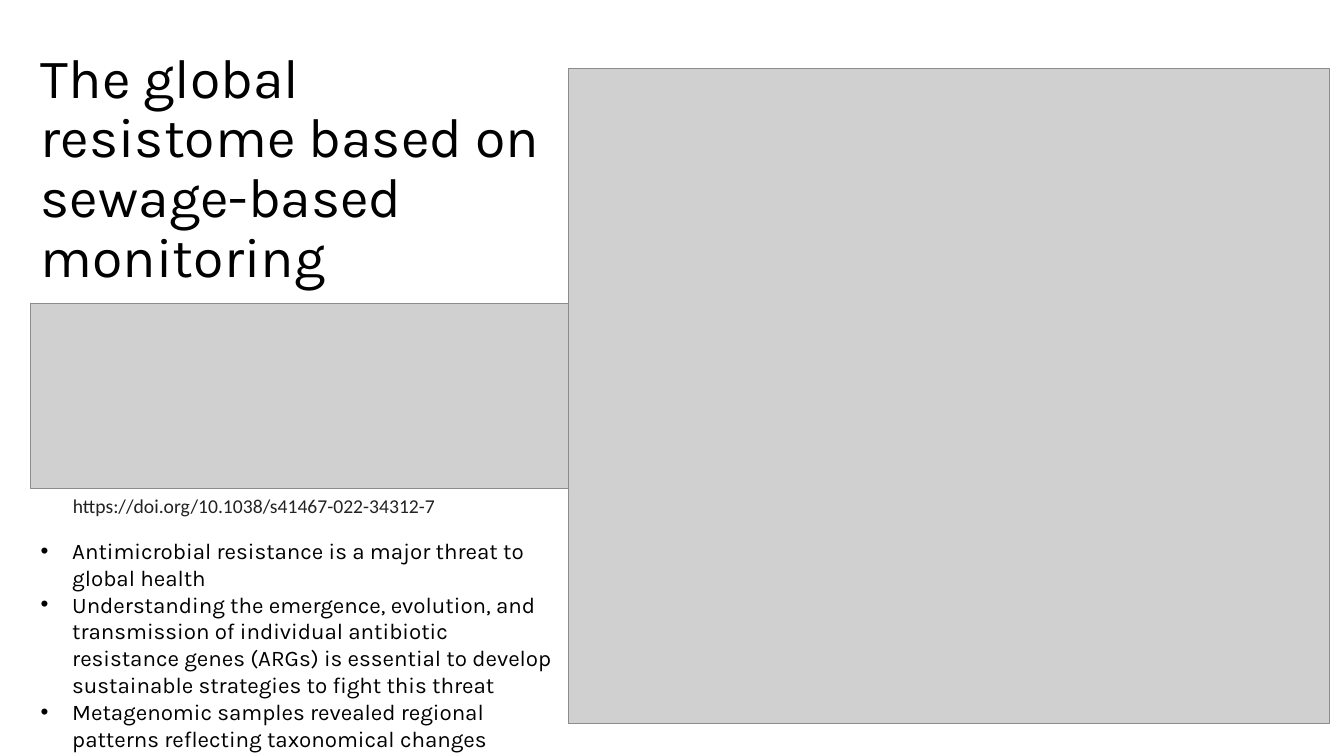
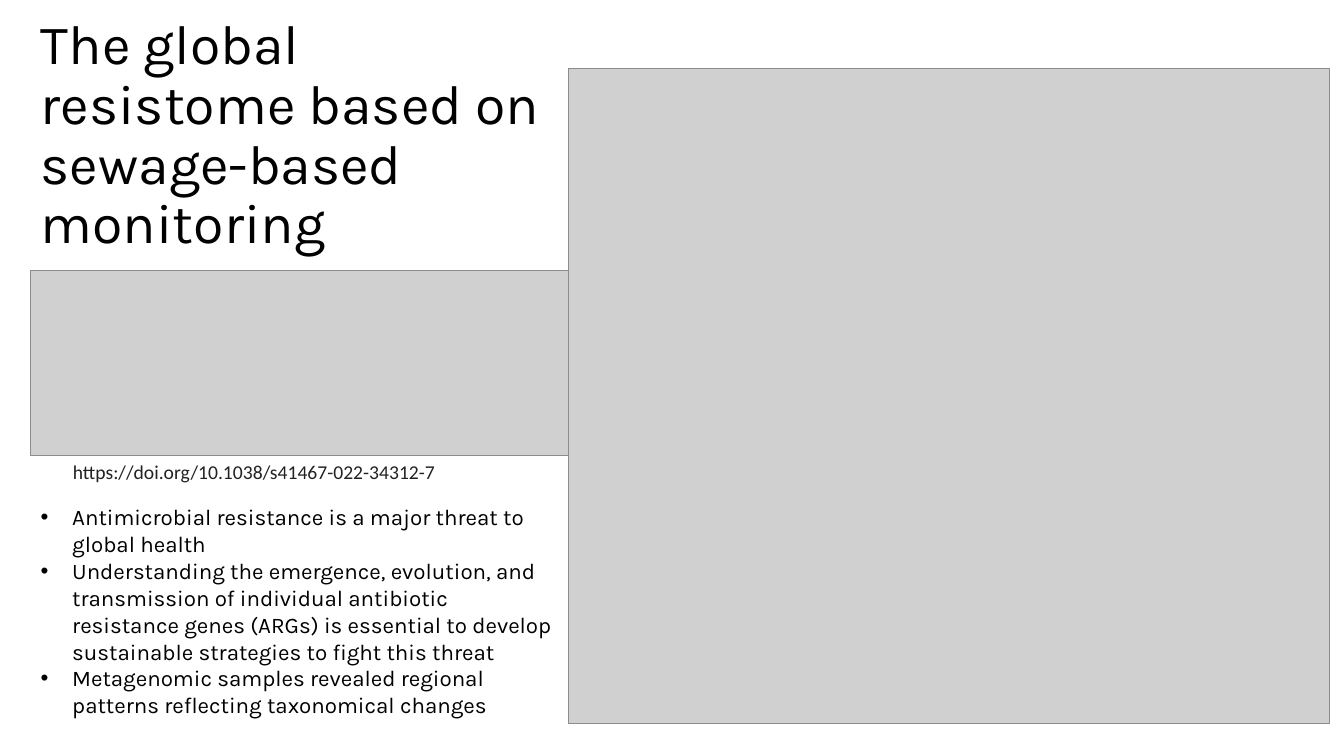
Before and after one commit to biosustain/dsp_metagenomics_training, a slide deck: slide 10 of course_contents/IntroMetagenomics.pptx (slide 11 before the commit). Drawn at 1344x756 pixels with LibreOffice and Linux fonts; fonts in the diff are those of the drawing; grey boxes stand for pictures. Boxes give left, top, right and bottom in pixels: in the first picture for what was removed or moved away, otherwise in the second. Text is boxed around its words. In the diff, an @@ line names an element or a change of style, - is before the commit and + after.

```diff
--- a/course_contents/IntroMetagenomics.pptx
+++ b/course_contents/IntroMetagenomics.pptx
@@ 2 texts, 1 picture, 1 title: place and size @@
-2 texts, 1 picture, 1 title at box(31, 60, 569, 753)
+2 texts, 1 picture, 1 title at box(31, 26, 569, 719)
```
Also in this commit, not shown: 2 other slides changed, 2 slides added, 4 slides removed.
